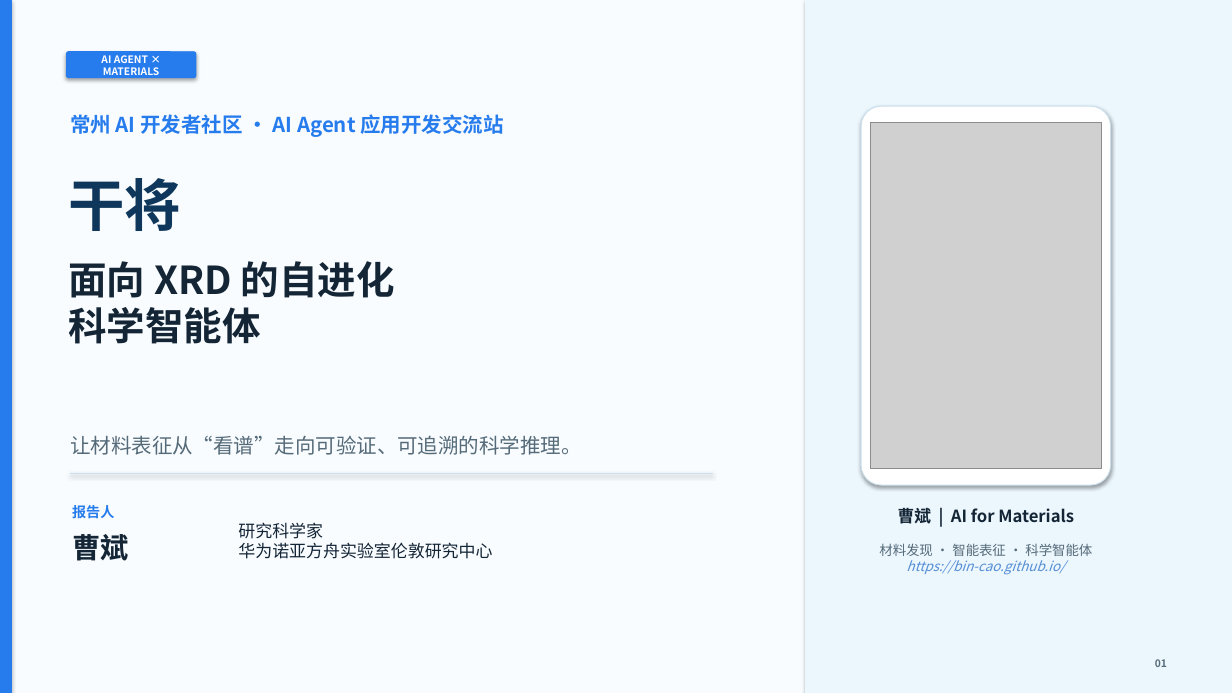
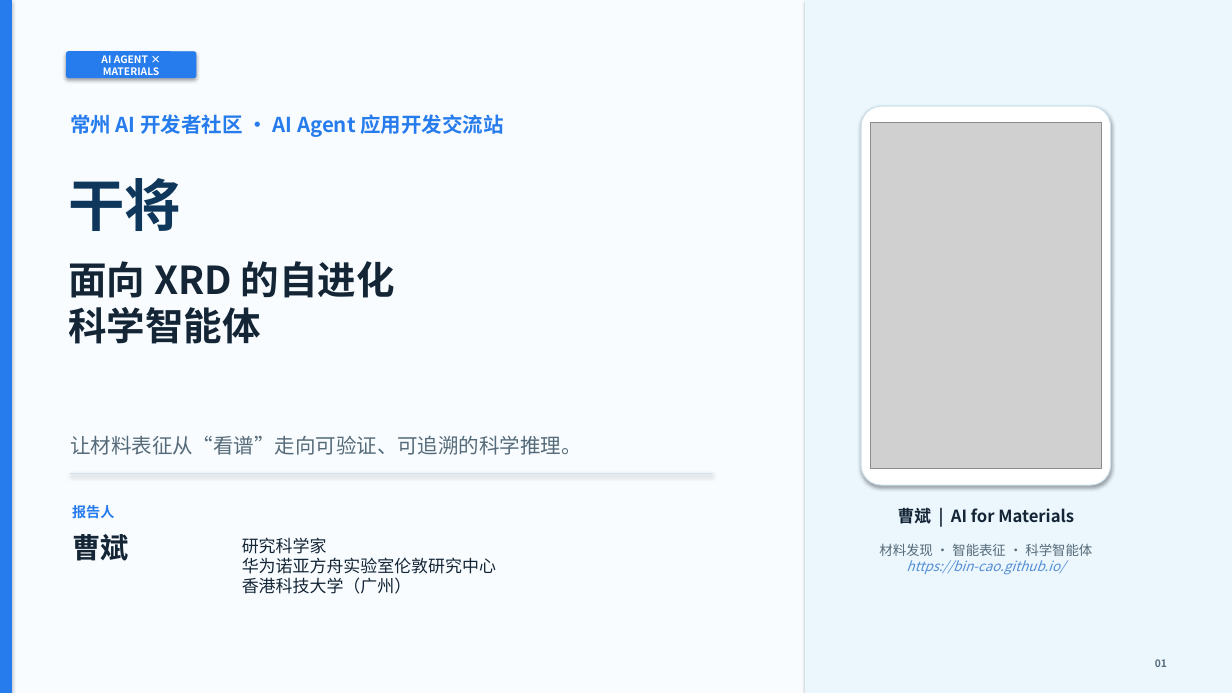
Before and after one commit to DeltaGanjiang/homepage, a slide deck: slide 1 of assets/ganjiang.pptx. Drawn at 1232x693 pixels with LibreOffice and Linux fonts; fonts in the diff are those of the drawing; grey boxes stand for pictures. Boxes give left, top, right and bottom in pixels: in the first picture for what was removed or moved away, otherwise in the second. Text is boxed around its words. In the diff, an @@ line names an element or a change of style, - is before the commit and + after.

```diff
--- a/assets/ganjiang.pptx
+++ b/assets/ganjiang.pptx
@@ text "研究科学家 华为诺亚方舟实验室伦敦研究中心": place and size @@
-text "研究科学家 华为诺亚方舟实验室伦敦研究中心" at (238, 522, 492, 559)
+text "研究科学家 华为诺亚方舟实验室伦敦研究中心" at (242, 537, 496, 594)
@@ text at (242, 577, 411, 594): paragraph added @@
+香港科技大学（广州）
```
Also in this commit, not shown: 8 other slides changed, 1 other file.
